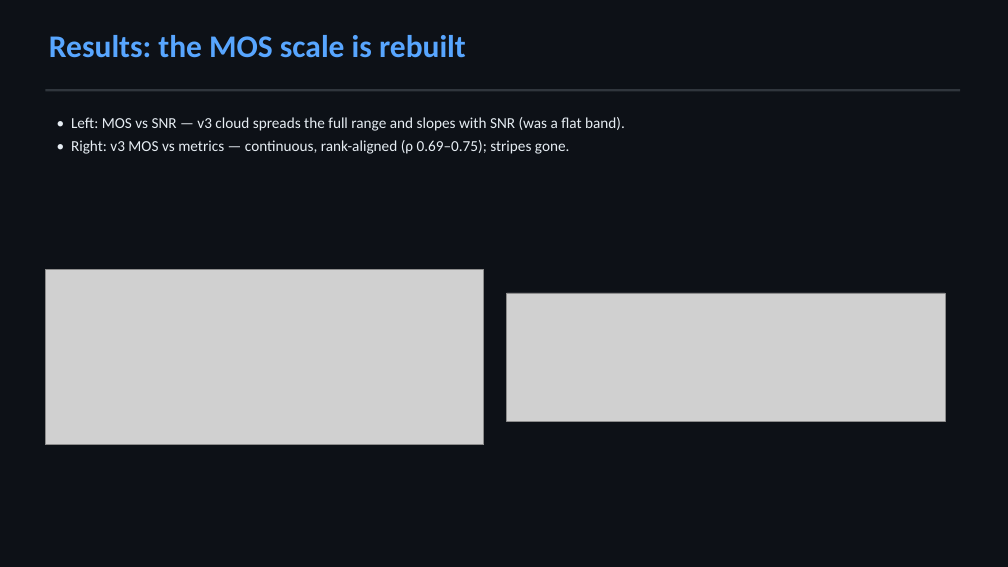
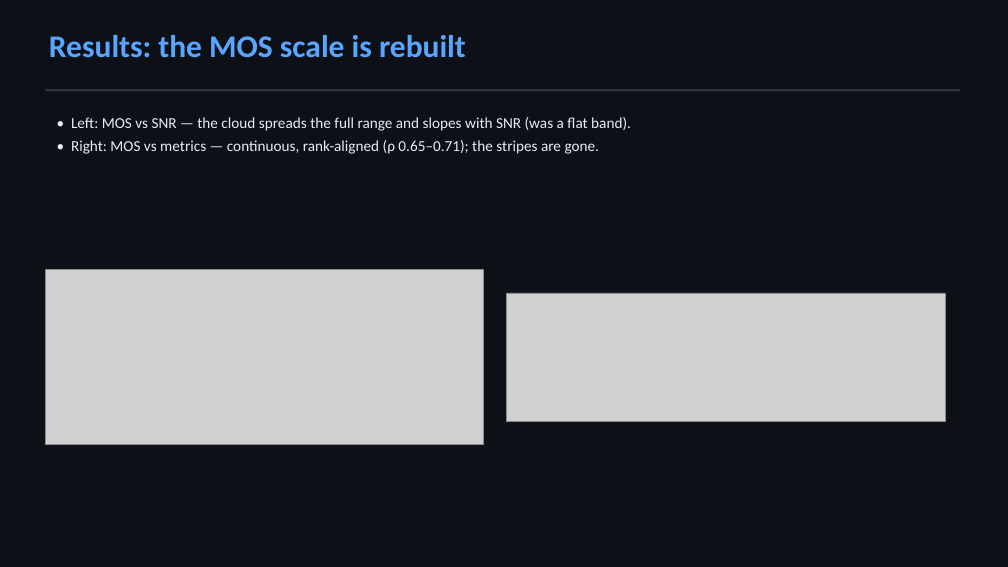
Before and after one commit to LarocheC/llm-sqa, a slide deck: slide 13 of experiments/results/planb_deck.pptx. Drawn at 1008x567 pixels with LibreOffice and Linux fonts; fonts in the diff are those of the drawing; grey boxes stand for pictures. Boxes give left, top, right and bottom in pixels: in the first picture for what was removed or moved away, otherwise in the second. Text is boxed around its words. In the diff, an @@ line names an element or a change of style, - is before the commit and + after.

```diff
--- a/experiments/results/planb_deck.pptx
+++ b/experiments/results/planb_deck.pptx
@@ text at (71,117,631,154): text changed @@
-• Left: MOS vs SNR — v3 cloud spreads the full range and slopes with SNR (was a flat band).
-• Right: v3 MOS vs metrics — continuous, rank-aligned (ρ 0.69–0.75); stripes gone.
+• Left: MOS vs SNR — the cloud spreads the full range and slopes with SNR (was a flat band).
+• Right: MOS vs metrics — continuous, rank-aligned (ρ 0.65–0.71); the stripes are gone.
```
Also in this commit, not shown: 7 other slides changed, 1 slide added, 8 other files.
